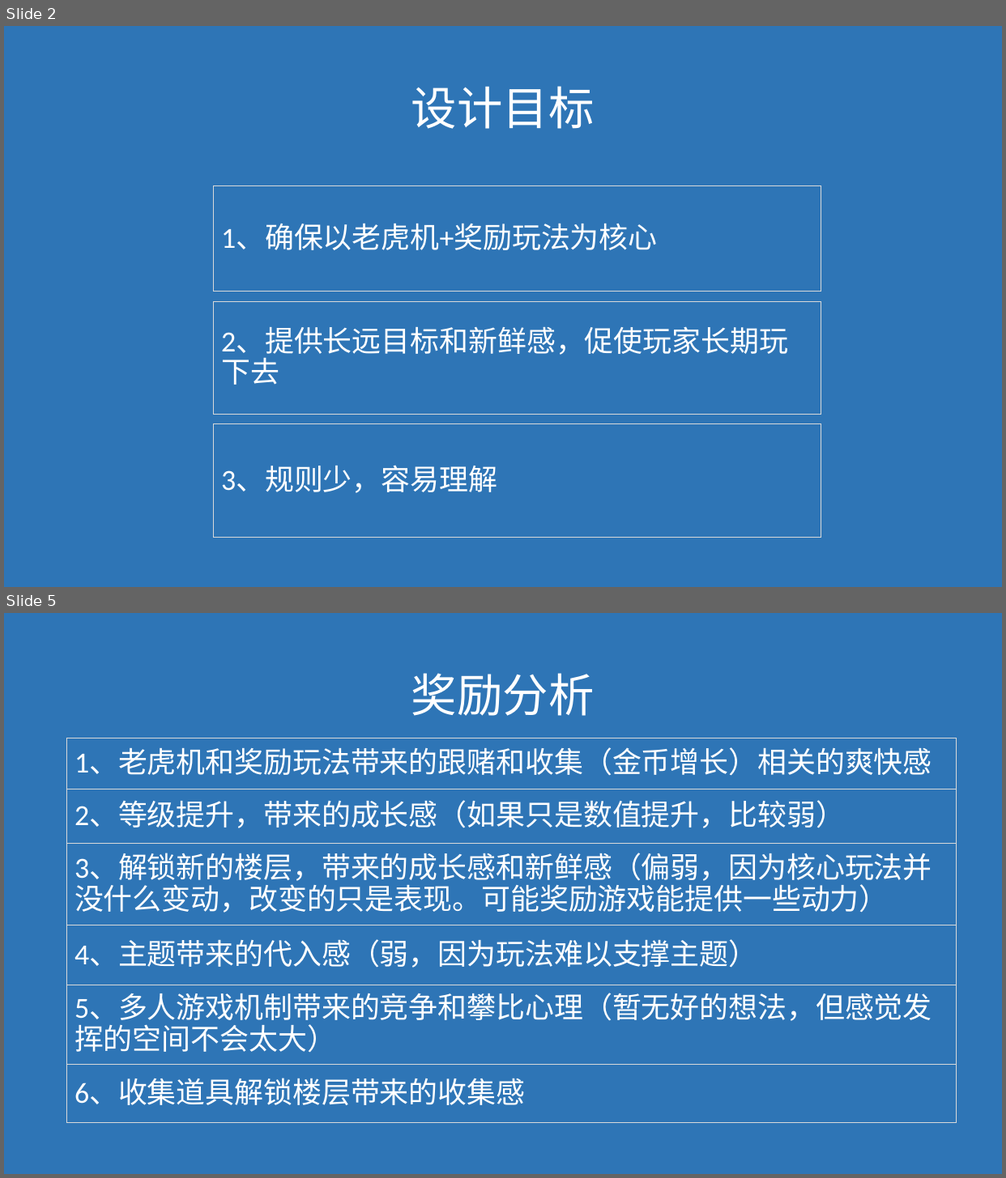
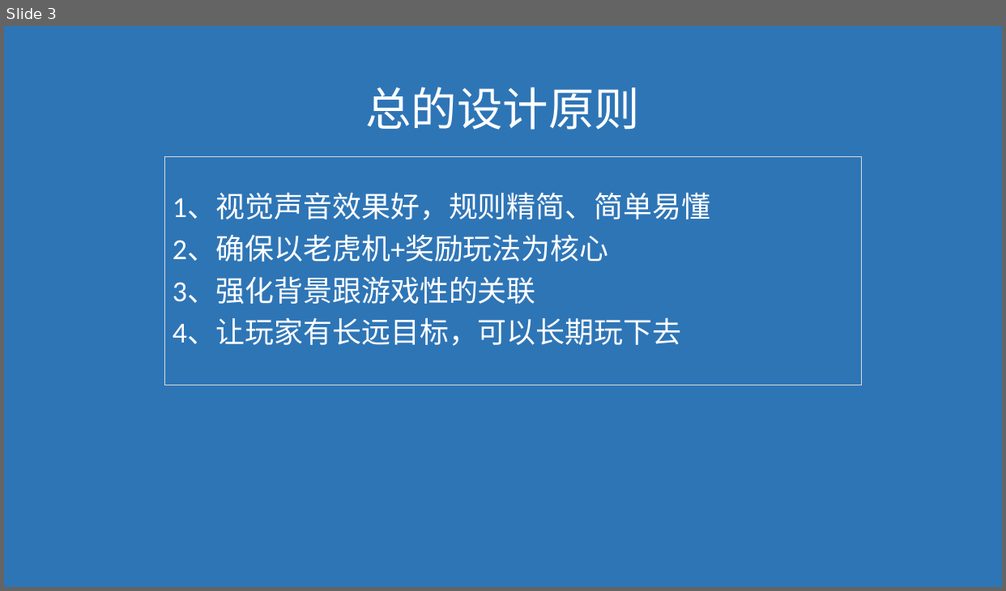
Before and after one commit to janryf/mygame, a slide deck: 构想.pptx. Shown one above the other, each under a label of ours: slides 2 and 5 before the commit, slide 3 after it; the slides between them are not shown. The pictures are 1006x1178 and 1006x591 pixels, drawn with LibreOffice and Linux fonts; fonts in the diff are those of the drawing. Boxes give left, top, right and bottom in pixels: in the first picture for what was removed or moved away, otherwise in the second. Text is boxed around its words. In the diff, an @@ line names an element or a change of style, - is before the commit and + after.

```diff
--- a/构想.pptx
+++ b/构想.pptx
@@ slide 5 removed at box(4, 613, 1002, 1174), background #2E75B6 @@
@@ text removed at box(411, 673, 594, 716) @@
-奖励分析
@@ rectangle removed at box(67, 738, 957, 790) @@
-1、老虎机和奖励玩法带来的跟赌和收集（金币增长）相关的爽快感
@@ rectangle removed at box(67, 790, 957, 844) @@
-2、等级提升，带来的成长感（如果只是数值提升，比较弱）
@@ rectangle removed at box(67, 844, 957, 926) @@
-3、解锁新的楼层，带来的成长感和新鲜感（偏弱，因为核心玩法并没什么变动，改变的只是表现。可能奖励游戏能提供一些动力）
@@ rectangle removed at box(67, 926, 957, 985) @@
-4、主题带来的代入感（弱，因为玩法难以支撑主题）
@@ rectangle removed at box(67, 985, 957, 1064) @@
-5、多人游戏机制带来的竞争和攀比心理（暂无好的想法，但感觉发挥的空间不会太大）
@@ rectangle removed at box(67, 1064, 957, 1122) @@
-6、收集道具解锁楼层带来的收集感
@@ what was slide 2 is now slide 3 @@
@@ slide 3 changed as well @@
@@ text at box(365, 87, 640, 130): text changed @@
-设计目标
+总的设计原则
@@ rectangle "1、视觉声音效果好，规则精简、简单易懂": place and size @@
-rectangle "1、视觉声音效果好，规则精简、简单易懂" at box(214, 186, 821, 291)
+rectangle "1、视觉声音效果好，规则精简、简单易懂" at box(165, 157, 862, 386)
@@ text in rectangle at box(172, 194, 710, 346): text changed @@
-1、确保以老虎机+奖励玩法为核心
+1、视觉声音效果好，规则精简、简单易懂
+2、确保以老虎机+奖励玩法为核心
+3、强化背景跟游戏性的关联
+4、让玩家有长远目标，可以长期玩下去
@@ rectangle removed at box(214, 301, 821, 415) @@
-2、提供长远目标和新鲜感，促使玩家长期玩下去
@@ rectangle removed at box(214, 425, 821, 537) @@
-3、规则少，容易理解
```
Also in this commit, not shown: 17 slides added, 5 other slides removed, 7 other files.
